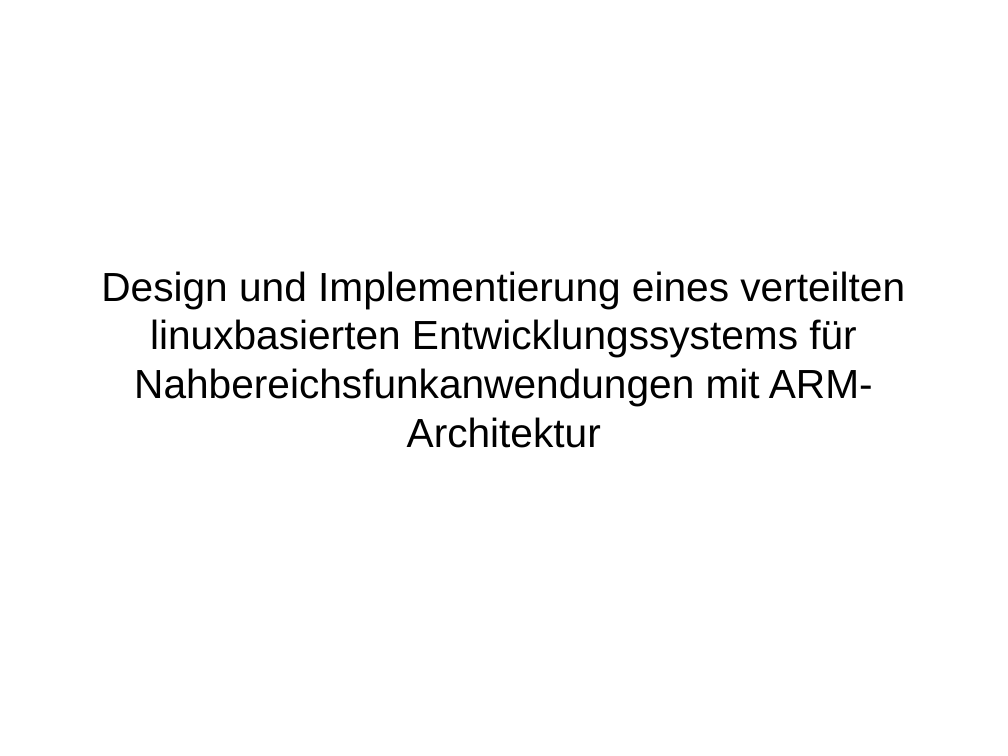
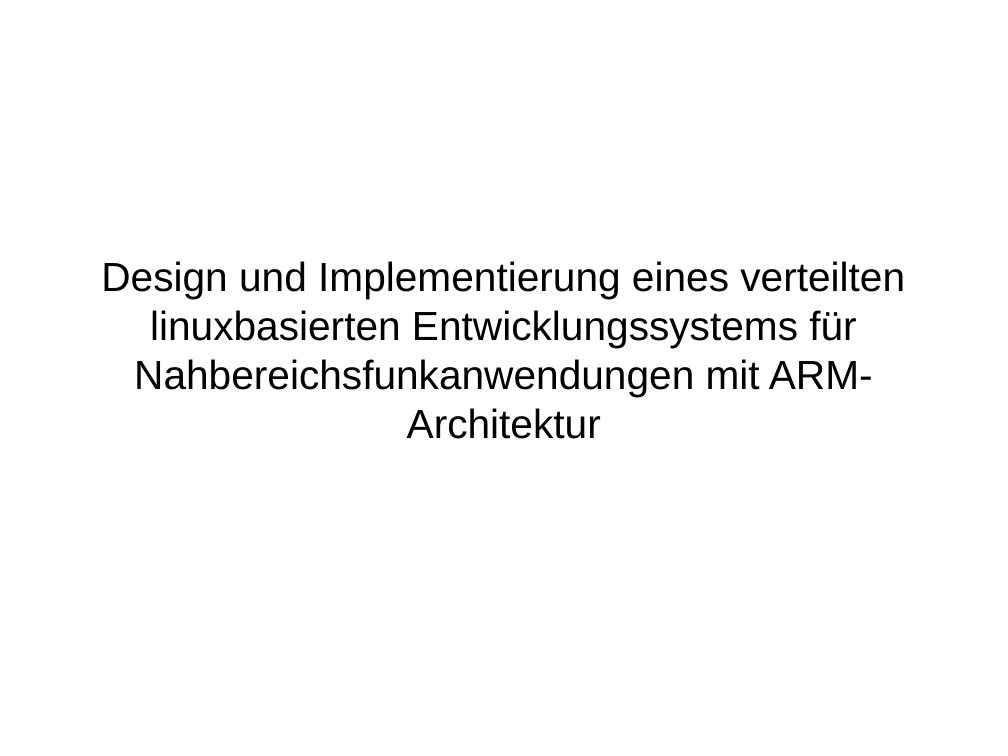
Before and after one commit to fettlaus/Kolloq, a slide deck: slide 1 of Kolloq.odp. Drawn at 1008x756 pixels with LibreOffice and Linux fonts; fonts in the diff are those of the drawing; background and template pictures are left out. Boxes give left, top, right and bottom in pixels: in the first picture for what was removed or moved away, otherwise in the second. Text is boxed around its words. In the diff, an @@ line names an element or a change of style, - is before the commit and + after.

```diff
--- a/Kolloq.odp
+++ b/Kolloq.odp
@@ subtitle "Design und Implementierung eines verteilten ...": place and size @@
-subtitle "Design und Implementierung eines verteilten ..." at (101, 271, 905, 448)
+subtitle "Design und Implementierung eines verteilten ..." at (101, 261, 905, 439)
```
Also in this commit, not shown: 10 other slides changed.
